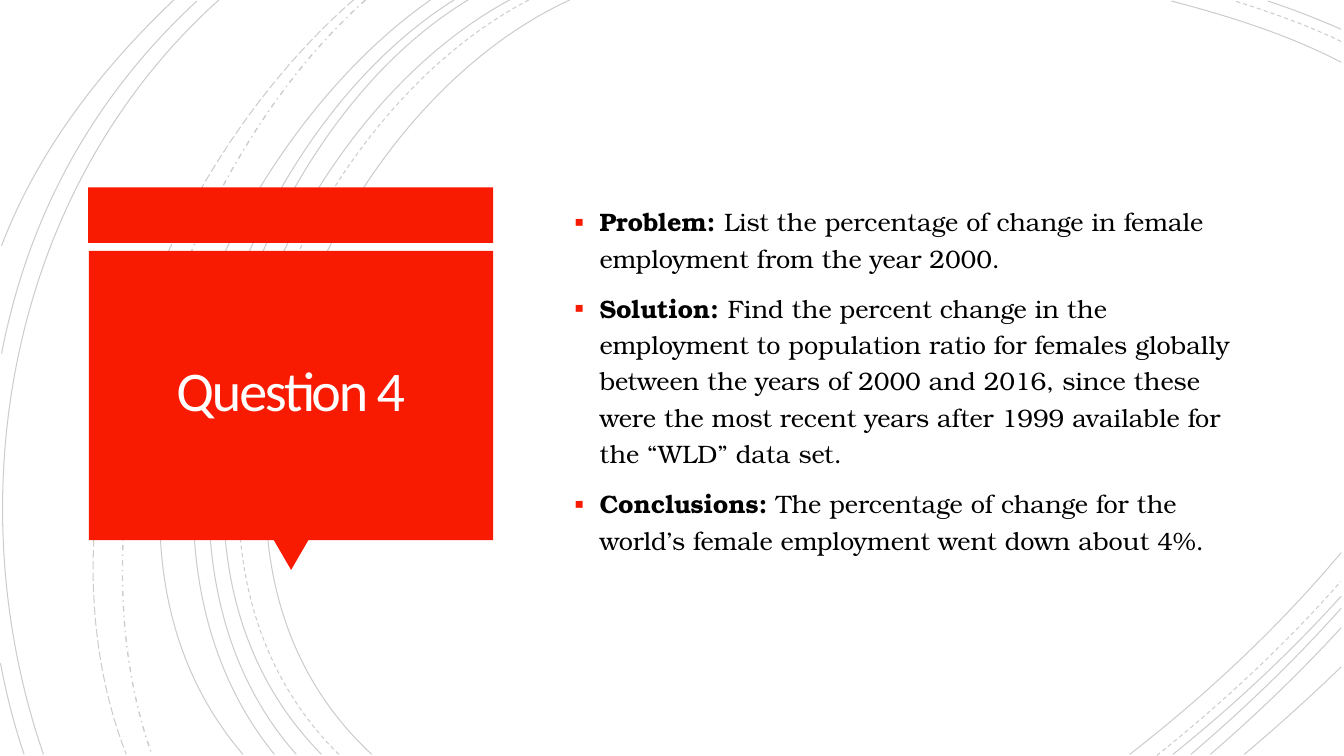
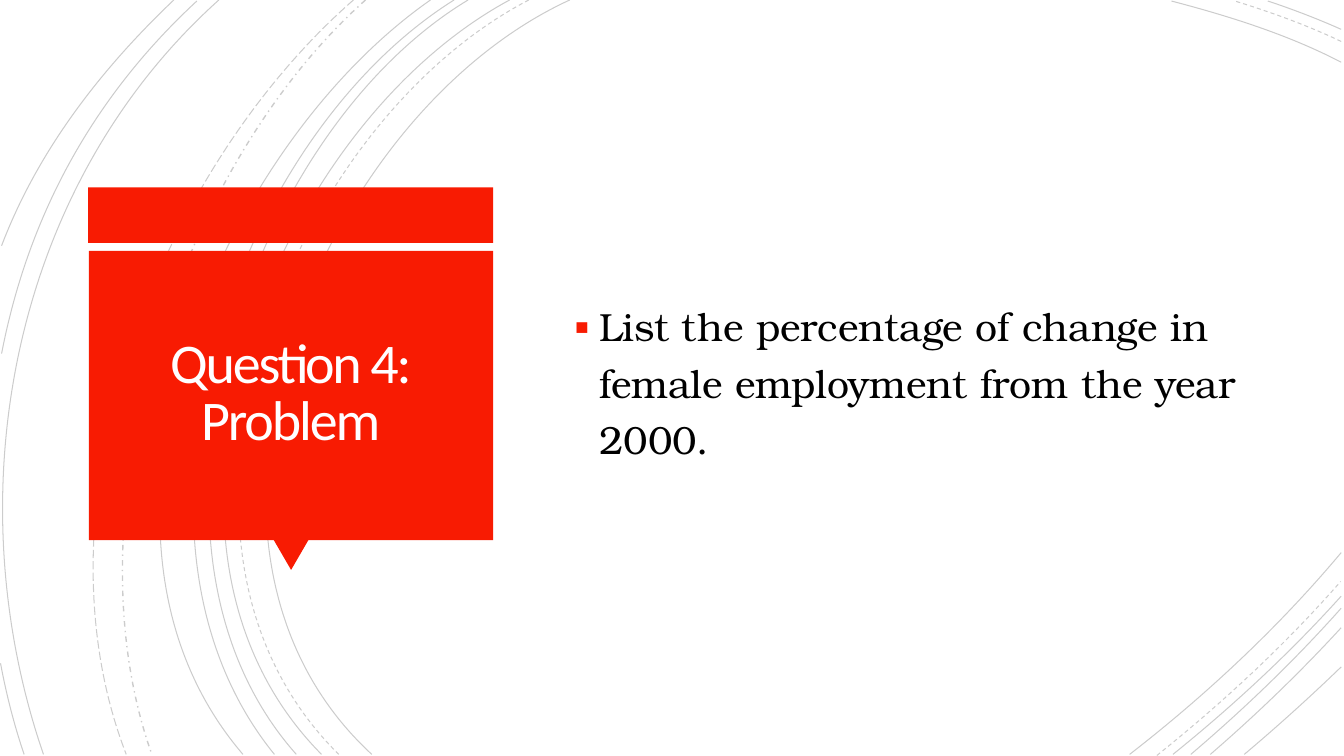
Before and after one commit to cordellsl/Project2, a slide deck: slide 13 of Project 2 Presentation.pptx (slide 6 before the commit). Drawn at 1344x756 pixels with LibreOffice and Linux fonts; fonts in the diff are those of the drawing. Boxes give left, top, right and bottom in pixels: in the first picture for what was removed or moved away, otherwise in the second. Text is boxed around its words. In the diff, an @@ line names an element or a change of style, - is before the commit and + after.

```diff
--- a/Project 2 Presentation.pptx
+++ b/Project 2 Presentation.pptx
@@ text at box(600, 312, 1235, 455): text changed; size 18 to 28 pt @@
-▪ Problem: List the percentage of change in female employment from the year 2000.
-▪ Solution: Find the percent change in the employment to population ratio for females globally between the years of 2000 and 2016, since these were the most recent years after 1999 available for the “WLD” data set.
-▪ Conclusions: The percentage of change for the world’s female employment went down about 4%.
+▪ List the percentage of change in female employment from the year 2000.
@@ title at box(170, 344, 411, 441): text changed @@
-Question 4
+Question 4:
+Problem
```
Also in this commit, not shown: 4 other slides changed, 9 slides added.
